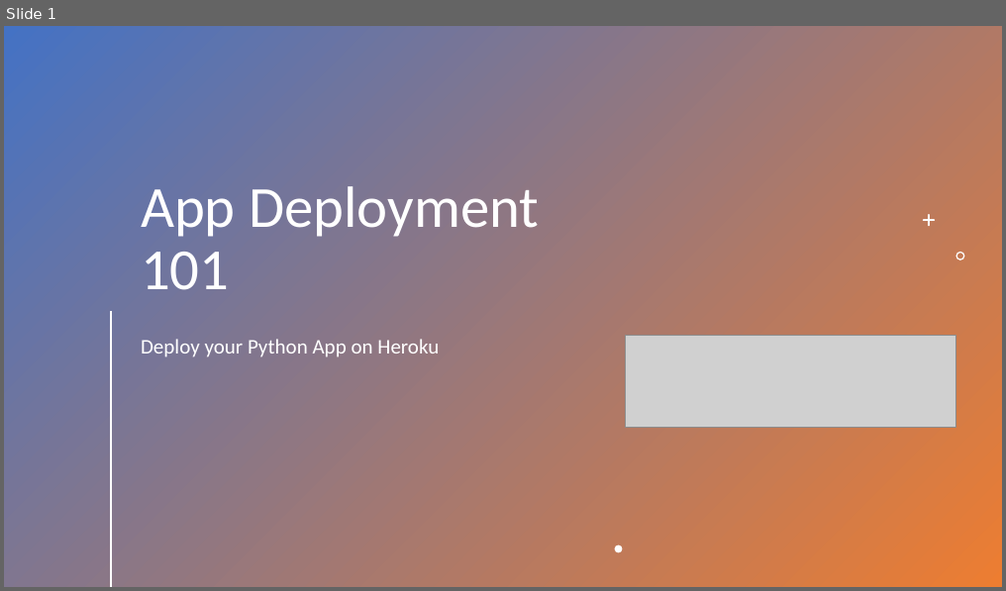
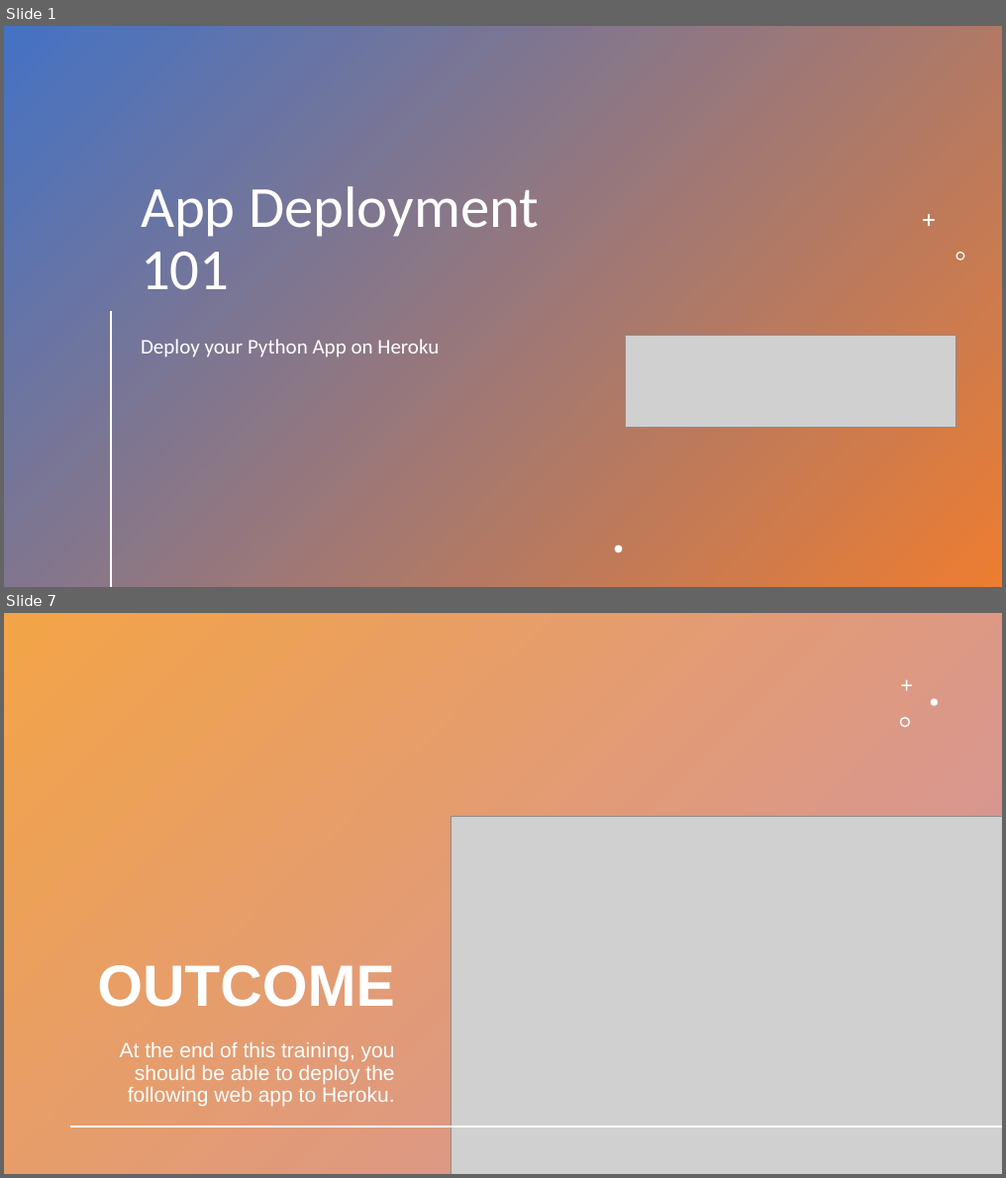
Before and after one commit to slevin48/training, a slide deck: doc/App Deployment 101.pptx. Shown one above the other, each under a label of ours: slide 1 before the commit, slides 1 and 7 after it; the slides between them are not shown. The pictures are 1006x591 and 1006x1178 pixels, drawn with LibreOffice and Linux fonts; fonts in the diff are those of the drawing; grey boxes stand for pictures. Boxes give left, top, right and bottom in pixels: in the first picture for what was removed or moved away, otherwise in the second. Text is boxed around its words. In the diff, an @@ line names an element or a change of style, - is before the commit and + after.

Commit message:
Update Numpy Pandas Sklearn & Streamlit trainings

```diff
--- a/doc/App Deployment 101.pptx
+++ b/doc/App Deployment 101.pptx
@@ slide 7 added at bbox=[4, 613, 1002, 1174], background #FFFFFF @@
@@ rectangle added at bbox=[4, 613, 1002, 1174], fill gradient #F3A447 to #D092A7 @@
@@ line added from (62, 642) to (62, 1173), #D092A7 2 pt @@
@@ freeform shape added at bbox=[901, 679, 912, 691], fill #FFFFFF @@
@@ freeform shape added at bbox=[931, 698, 939, 706], fill #FFFFFF @@
@@ line added from (62, 704) to (62, 1173), #D092A7 2 pt @@
@@ freeform shape added at bbox=[900, 717, 911, 728], fill #FFFFFF @@
@@ picture added at bbox=[450, 816, 1002, 1174] @@
@@ title added at bbox=[97, 965, 394, 1007], 56 pt, text #FFFFFF, bold @@
+OUTCOME
@@ text added at bbox=[120, 1043, 395, 1107], 20 pt, text #FFFFFF @@
+At the end of this training, you should be able to deploy the following web app to Heroku.
@@ line added from (1001, 1127) to (72, 1127), #FFFFFF 2 pt @@
```
Also in this commit, not shown: 7 slides changed, 2 other slides added, 24 other files.
